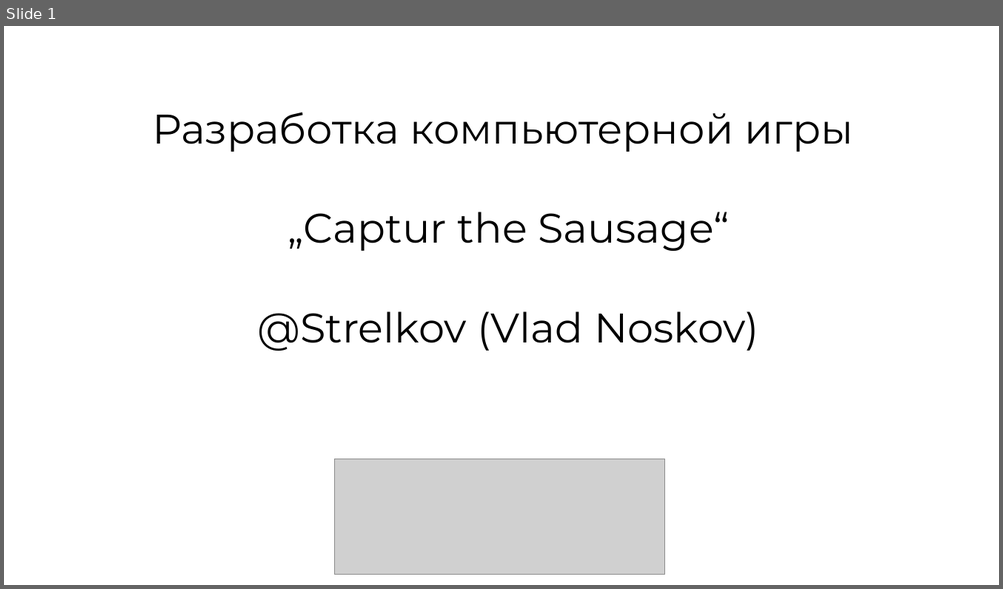
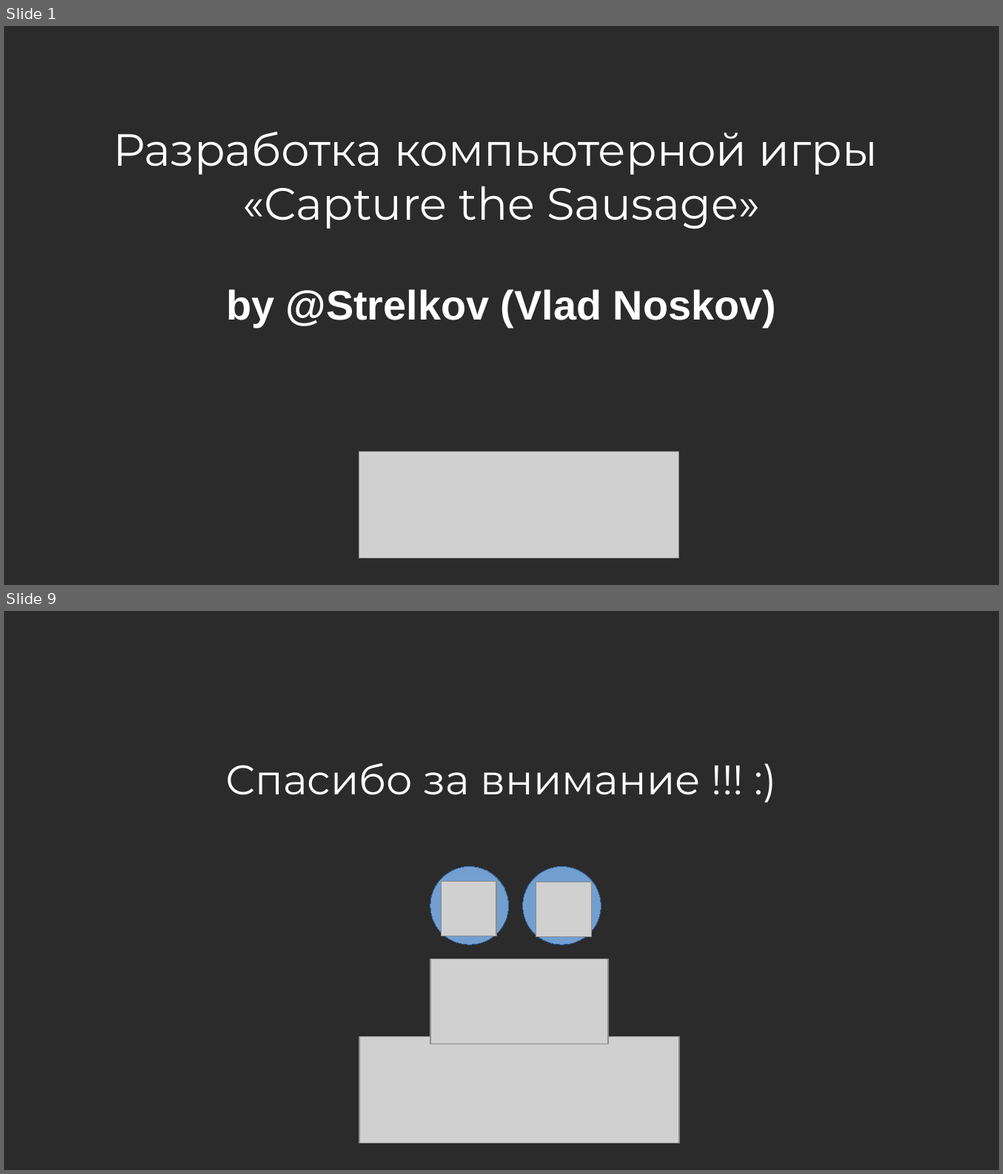
Before and after one commit to VladStrelcov/Game, a slide deck: доклад/доклад .odp. Shown one above the other, each under a label of ours: slide 1 before the commit, slides 1 and 9 after it; the slides between them are not shown. The pictures are 1003x589 and 1003x1174 pixels, drawn with LibreOffice and Linux fonts; fonts in the diff are those of the drawing; grey boxes stand for pictures; background and template pictures are left out; a plain dark background stands for a picture behind light text. Boxes give left, top, right and bottom in pixels: in the first picture for what was removed or moved away, otherwise in the second. Text is boxed around its words. In the diff, an @@ line names an element or a change of style, - is before the commit and + after.

```diff
--- a/доклад/доклад .odp
+++ b/доклад/доклад .odp
@@ slide 9 added at [4,611,999,1170], background picture (left out) @@
@@ title added at [226,763,700,795], 33 pt, text #FFFFFF @@
+Спасибо за внимание !!! :)
@@ ellipse added at [430,866,509,945], fill #729FCF, outline #3465A4 0 pt @@
@@ ellipse added at [523,866,601,945], fill #729FCF, outline #3465A4 0 pt @@
@@ picture added at [441,882,496,937] @@
@@ picture added at [537,883,592,937] @@
@@ picture added at [430,960,608,1044] @@
@@ picture added at [360,1037,679,1145] @@
@@ slide 1 changed as well @@
@@ background #FFFFFF to picture (left out) @@
@@ title at [113,132,877,327]: text changed; size 33 to 36 pt; text colour #000000 to #FFFFFF @@
-Разработка компьютерной игры
-„Captur the Sausage“
-@Strelkov (Vlad Noskov)
+Разработка компьютерной игры
+«Capture the Sausage»
+by @Strelkov (Vlad Noskov)
@@ picture: place and size @@
-picture at [334,459,665,575]
+picture at [360,452,679,559]
```
Also in this commit, not shown: 7 other slides added, 4 other files.
